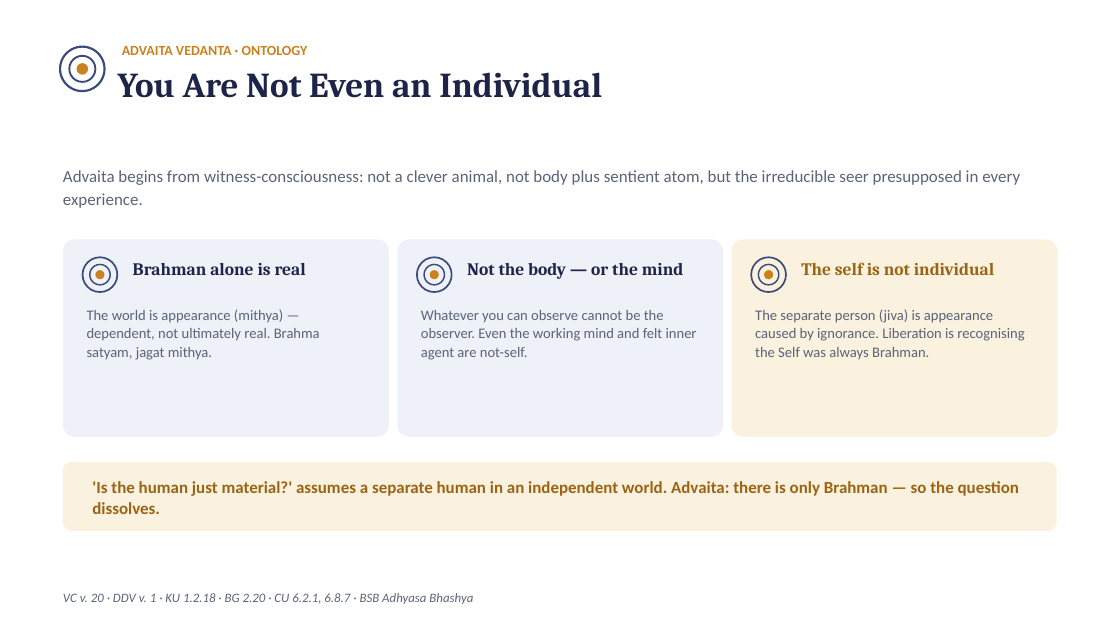
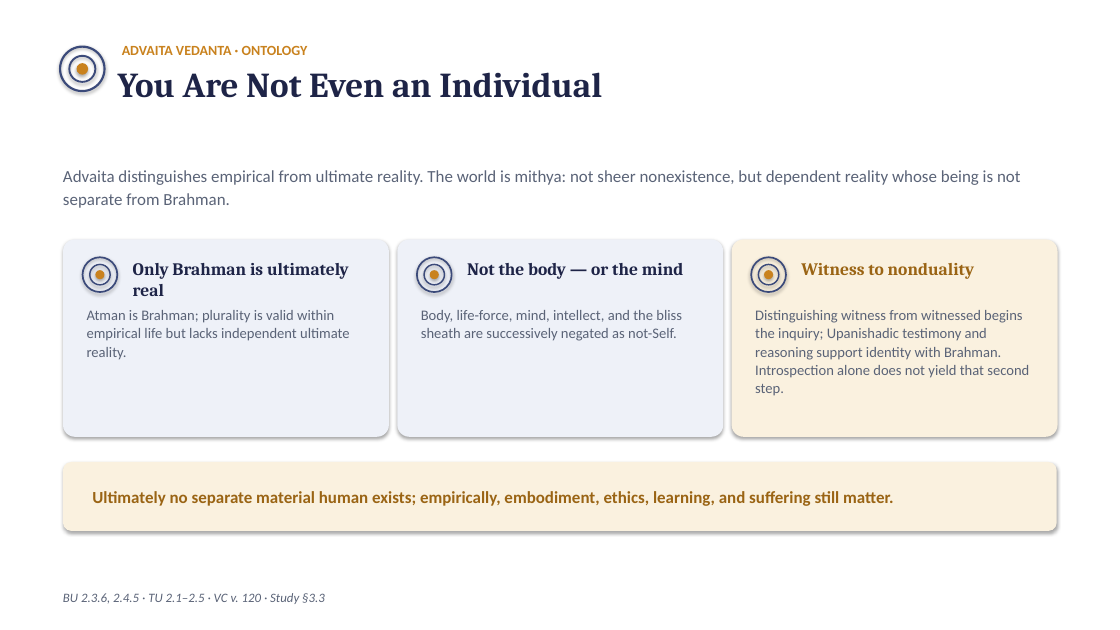
Before and after one commit to raghavamohan/AnalyticMadhyasthDarshan, a slide deck: slide 14 of Studies/Why-Humans-Are-Not-Just-Material/Why-Humans-Are-Not-Just-Material.pptx. Drawn at 1120x630 pixels with LibreOffice and Linux fonts; fonts in the diff are those of the drawing. Boxes give left, top, right and bottom in pixels: in the first picture for what was removed or moved away, otherwise in the second. Text is boxed around its words. In the diff, an @@ line names an element or a change of style, - is before the commit and + after.

Commit message:
Refine human ontology study and presentation

```diff
--- a/Studies/Why-Humans-Are-Not-Just-Material/Why-Humans-Are-Not-Just-Material.pptx
+++ b/Studies/Why-Humans-Are-Not-Just-Material/Why-Humans-Are-Not-Just-Material.pptx
@@ rectangle added at (0,0,1120,630), fill #FFFFFF @@
@@ text at (63,170,1020,208): text changed @@
-Advaita begins from witness-consciousness: not a clever animal, not body plus sentient atom, but the irreducible seer presupposed in every experience.
+Advaita distinguishes empirical from ultimate reality. The world is mithya: not sheer nonexistence, but dependent reality whose being is not separate from Brahman.
@@ text at (133,263,349,296): text changed @@
-Brahman alone is real
+Only Brahman is ultimately real
@@ text at (801,263,975,279): text changed @@
-The self is not individual
+Witness to nonduality
@@ text at (87,310,350,360): text changed @@
-The world is appearance (mithya) — dependent, not ultimately real. Brahma satyam, jagat mithya.
+Atman is Brahman; plurality is valid within empirical life but lacks independent ultimate reality.
@@ text at (421,310,682,341): text changed @@
-Whatever you can observe cannot be the observer. Even the working mind and felt inner agent are not-self.
+Body, life-force, mind, intellect, and the bliss sheath are successively negated as not-Self.
@@ text at (755,310,1029,396): text changed @@
-The separate person (jiva) is appearance caused by ignorance. Liberation is recognising the Self was always Brahman.
+Distinguishing witness from witnessed begins the inquiry; Upanishadic testimony and reasoning support identity with Brahman. Introspection alone does not yield that second step.
@@ shadow on in 16 elements at (60,47,105,92), (69,55,95,82), (76,63,88,75), (63,239,389,437), (82,257,117,292), (90,265,110,285), (96,271,105,280), (397,239,723,437), (417,257,451,292), (424,265,444,285), (430,271,439,280), (732,239,1058,437), (751,257,786,292), (759,265,779,285), (765,271,774,280), (63,462,1057,531) @@
@@ text at (92,491,893,506): text changed @@
-'Is the human just material?' assumes a separate human in an independent world. Advaita: there is only Brahman — so the question dissolves.
+Ultimately no separate material human exists; empirically, embodiment, ethics, learning, and suffering still matter.
@@ text at (63,593,325,604): text changed @@
-VC v. 20 · DDV v. 1 · KU 1.2.18 · BG 2.20 · CU 6.2.1, 6.8.7 · BSB Adhyasa Bhashya
+BU 2.3.6, 2.4.5 · TU 2.1–2.5 · VC v. 120 · Study §3.3
```
Also in this commit, not shown: 19 other slides changed, 5 other files.
